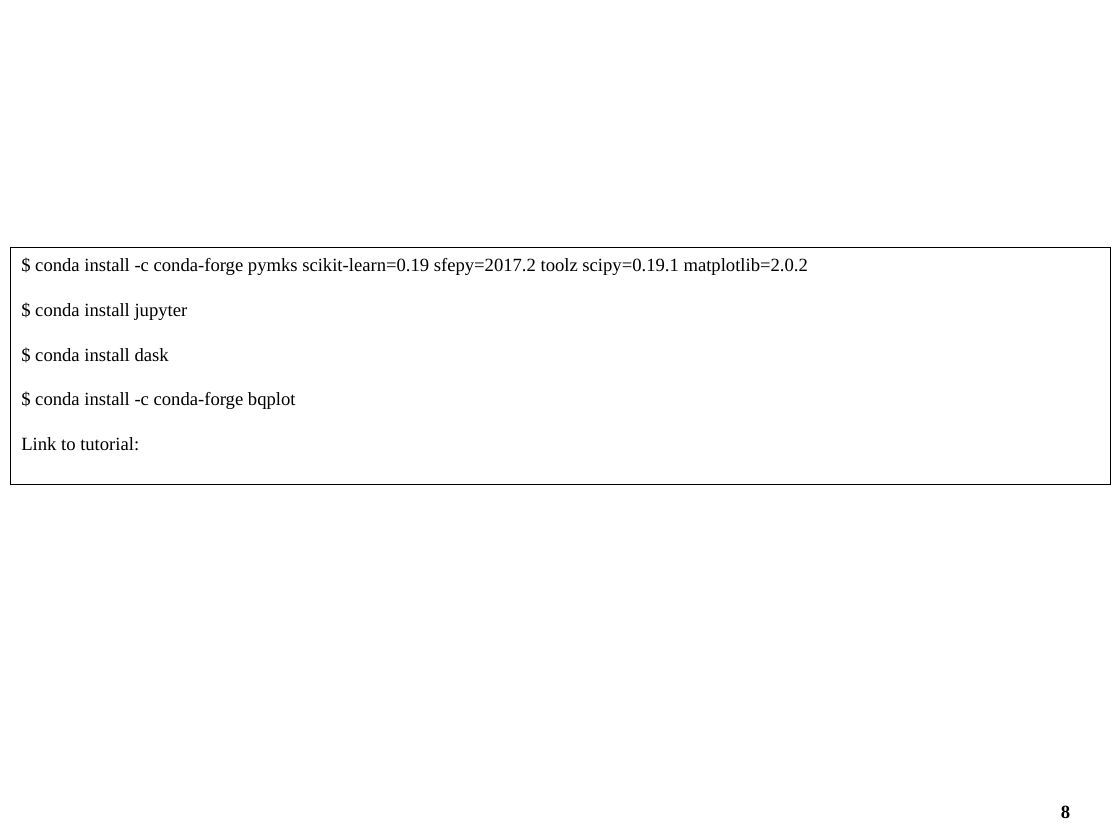
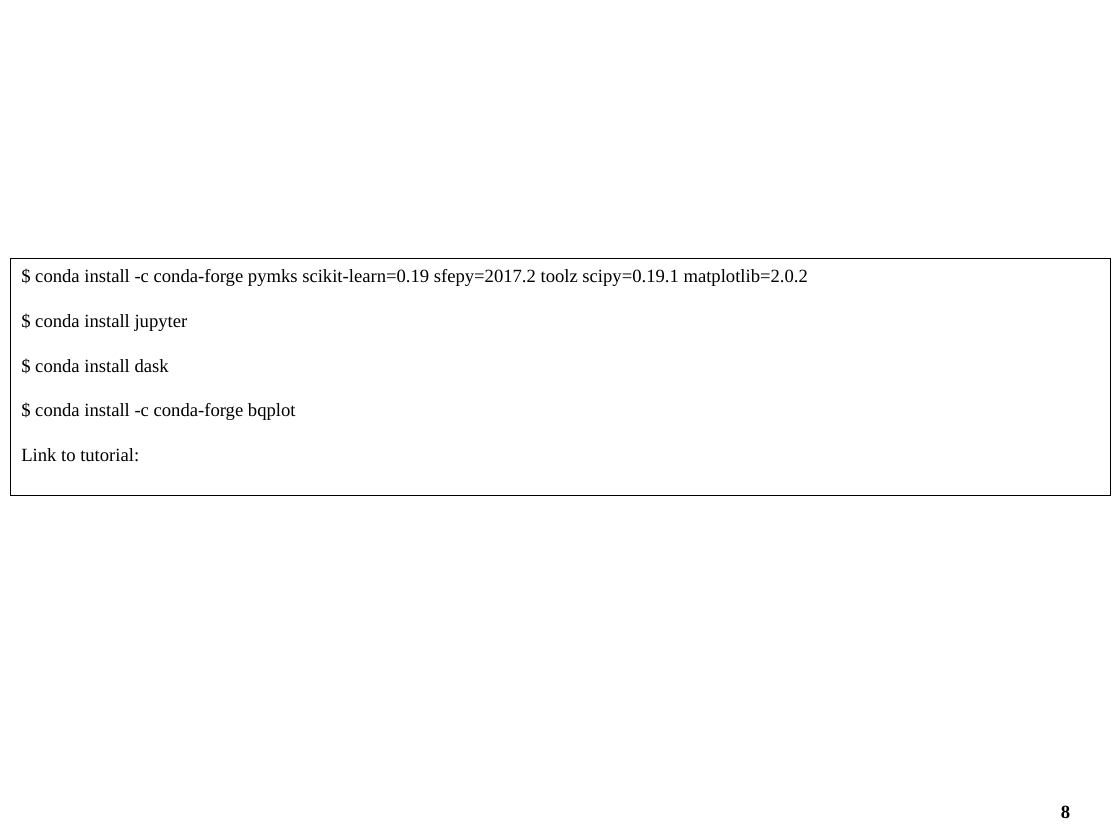
Before and after one commit to auag92/mks-tutorial, a slide deck: slide 8 of MATLAB Tutorial - Reduced Order Representation of Microstructure.pptx. Drawn at 1120x840 pixels with LibreOffice and Linux fonts; fonts in the diff are those of the drawing; background and template pictures are left out. Boxes give left, top, right and bottom in pixels: in the first picture for what was removed or moved away, otherwise in the second. Text is boxed around its words. In the diff, an @@ line names an element or a change of style, - is before the commit and + after.

```diff
--- a/MATLAB Tutorial - Reduced Order Representation of Microstructure.pptx
+++ b/MATLAB Tutorial - Reduced Order Representation of Microstructure.pptx
@@ rectangle "$ conda install -c conda-forge ..." moved from (x1=10, y1=248, x2=1111, y2=485) to (x1=10, y1=259, x2=1111, y2=496) @@
```
Also in this commit, not shown: 2 other files.
